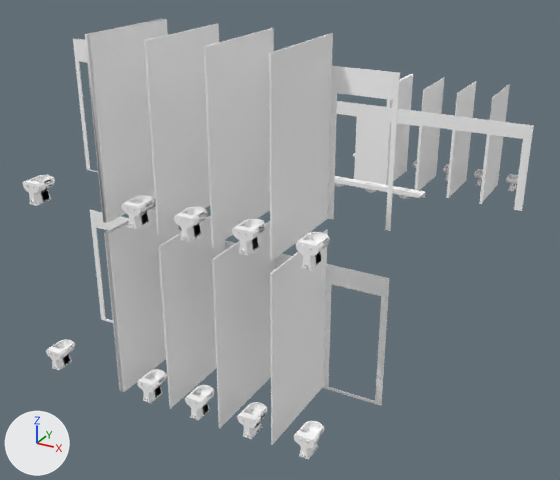
The FBX model Project B3/Assets/Models/B3 cleaned up/Toilets.fbx: old version first, new version second.
Before and after are seen from a 50 mm lens placed at (19.86, 30.87, 7.68), pointed at (11.84, 45.45, 0.39). The lights are fixed; the arrows at lower left show +X, +Y and +Z. Where no turn or scale is listed for an object, it has been applied to the vertices. Vertices at the same position are counted once.

The first picture shows 'IfcWallStandardCase_MUR_EXT_011_003.004', 'IfcWallStandardCase_MUR_EXT_011_003.013', 'IfcWallStandardCase_MUR_EXT_011_003.014'.
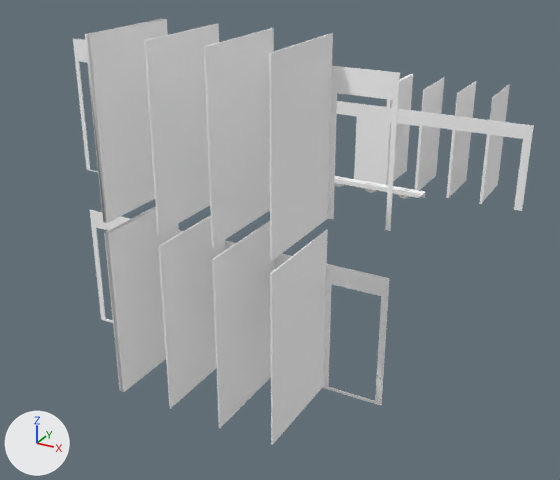
Edits to the scene script, one JSON object a line:
```json
{"block": "me_scene_014", "where": "# used by ob_ifcwallstandardcase_mur_ext_011_003_013; location = (14.74, 52.43, -0.51)"}
{"op": "remove", "block": "me_scene_014", "code": "me_scene_014.from_pydata(...)  # 10555 vertices, 17395 faces; spans x -5.17..1.2, y -12.64..-8.24, z 0.0..3.16"}
{"op": "add", "block": "me_scene_014", "code": "me_scene_014.from_pydata(...)  # 3404 vertices, 5685 faces; spans x -5.17..1.2, y -12.62..-8.24, z 0.0..3.16"}
{"block": "me_scene_014", "change": "me_scene_014 part 3: 30 loose pieces with 7151 vertices, spanning x -4.85..0.82, y -12.64..-12.12, z 0.01..0.41, are deleted"}
{"block": "me_scene_005", "where": "# used by ob_ifcwallstandardcase_mur_ext_011_003_004; location = (14.74, 52.43, -0.51)"}
{"op": "remove", "block": "me_scene_005", "code": "me_scene_005.from_pydata(...)  # 10554 vertices, 17379 faces; spans x -5.14..1.16, y -12.64..-8.11, z 3.34..6.36"}
{"op": "add", "block": "me_scene_005", "code": "me_scene_005.from_pydata(...)  # 3404 vertices, 5669 faces; spans x -5.14..1.16, y -12.62..-8.11, z 3.34..6.36"}
{"block": "me_scene_005", "change": "me_scene_005 part 1: 30 loose pieces with 7150 vertices, spanning x -4.85..0.82, y -12.64..-12.12, z 3.36..3.76, are deleted"}
{"block": "me_scene_015", "where": "# used by ob_ifcwallstandardcase_mur_ext_011_003_014; location = (14.74, 52.43, -0.51)"}
{"op": "remove", "block": "me_scene_015", "code": "me_scene_015.from_pydata(...)  # 10587 vertices, 17379 faces; spans x -5.19..1.2, y -2.47..1.93, z -0.04..3.16"}
{"op": "add", "block": "me_scene_015", "code": "me_scene_015.from_pydata(...)  # 3410 vertices, 5669 faces; spans x -5.19..1.2, y -2.47..1.91, z -0.04..3.16"}
{"block": "me_scene_015", "change": "me_scene_015 part 2: 30 loose pieces with 7177 vertices, spanning x -4.79..0.69, y 1.4..1.93, z 0.01..0.41, are deleted"}
```

Boxes [x1, y1, x2, y2] around the edits, measured in the pictures (560 x 480 px):
```json
{"object": "IfcWallStandardCase_MUR_EXT_011_003.004", "change": "reshaped", "before": [22, 19, 400, 271], "after": [73, 19, 400, 261], "on screen": "13% narrower"}
{"object": "IfcWallStandardCase_MUR_EXT_011_003.013", "change": "reshaped", "before": [46, 206, 390, 459], "after": [90, 206, 390, 445], "on screen": "13% narrower"}
{"part": 1, "of": "me_scene_005", "change": "deleted", "before": [22, 175, 330, 271]}
{"part": 2, "of": "me_scene_015", "change": "deleted", "before": [353, 153, 518, 191]}
{"part": 3, "of": "me_scene_014", "change": "deleted", "before": [46, 339, 325, 459]}
```
